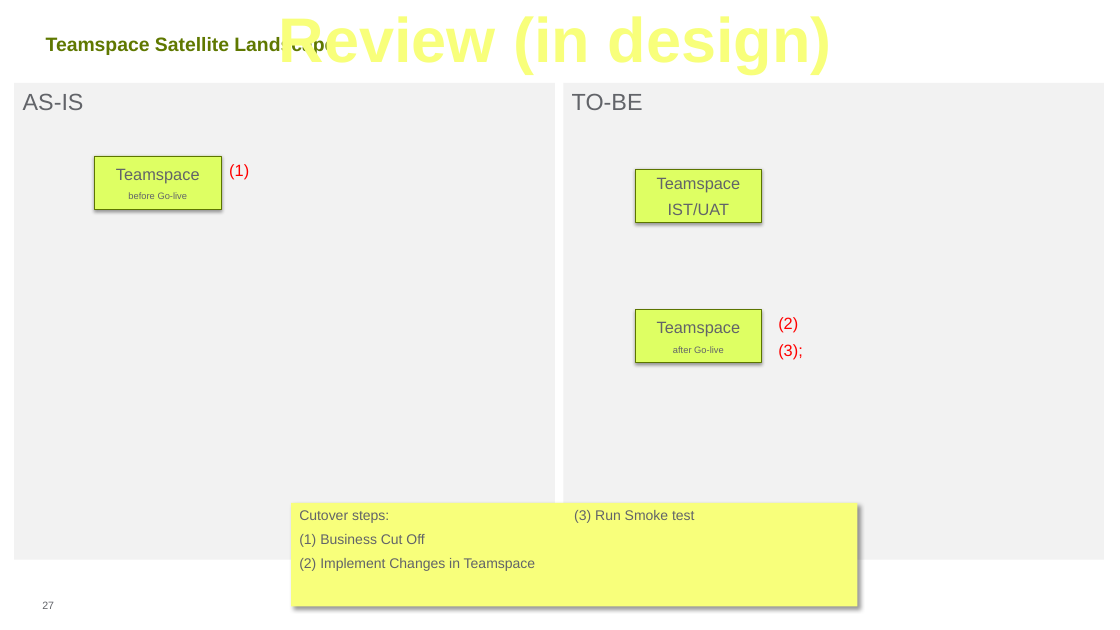
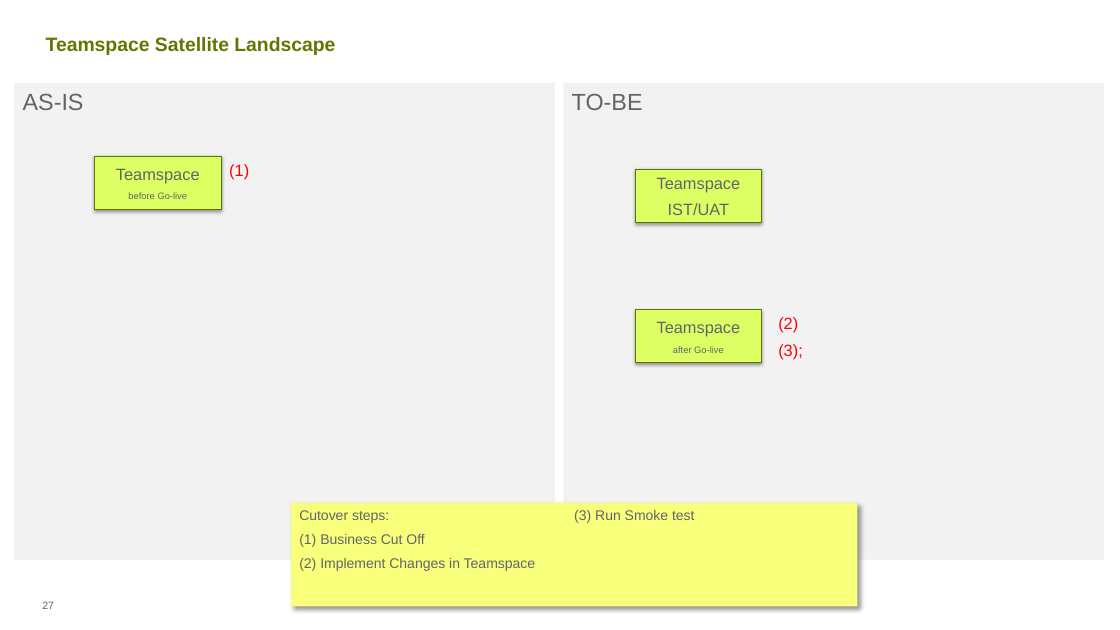
Before and after one commit to ldaher/syngenta-appmap, a slide deck: slide 27 of Satellite Status Report 20161107 vGC.PPTX. Drawn at 1120x630 pixels with LibreOffice and Linux fonts; fonts in the diff are those of the drawing; background and template pictures are left out. Boxes give left, top, right and bottom in pixels: in the first picture for what was removed or moved away, otherwise in the second. Text is boxed around its words. In the diff, an @@ line names an element or a change of style, - is before the commit and + after.

```diff
--- a/Satellite Status Report 20161107 vGC.PPTX
+++ b/Satellite Status Report 20161107 vGC.PPTX
@@ text removed at <box>279,16,832,74</box> @@
-Review (in design)
```
Also in this commit, not shown: 13 other slides changed, 2 other files.
